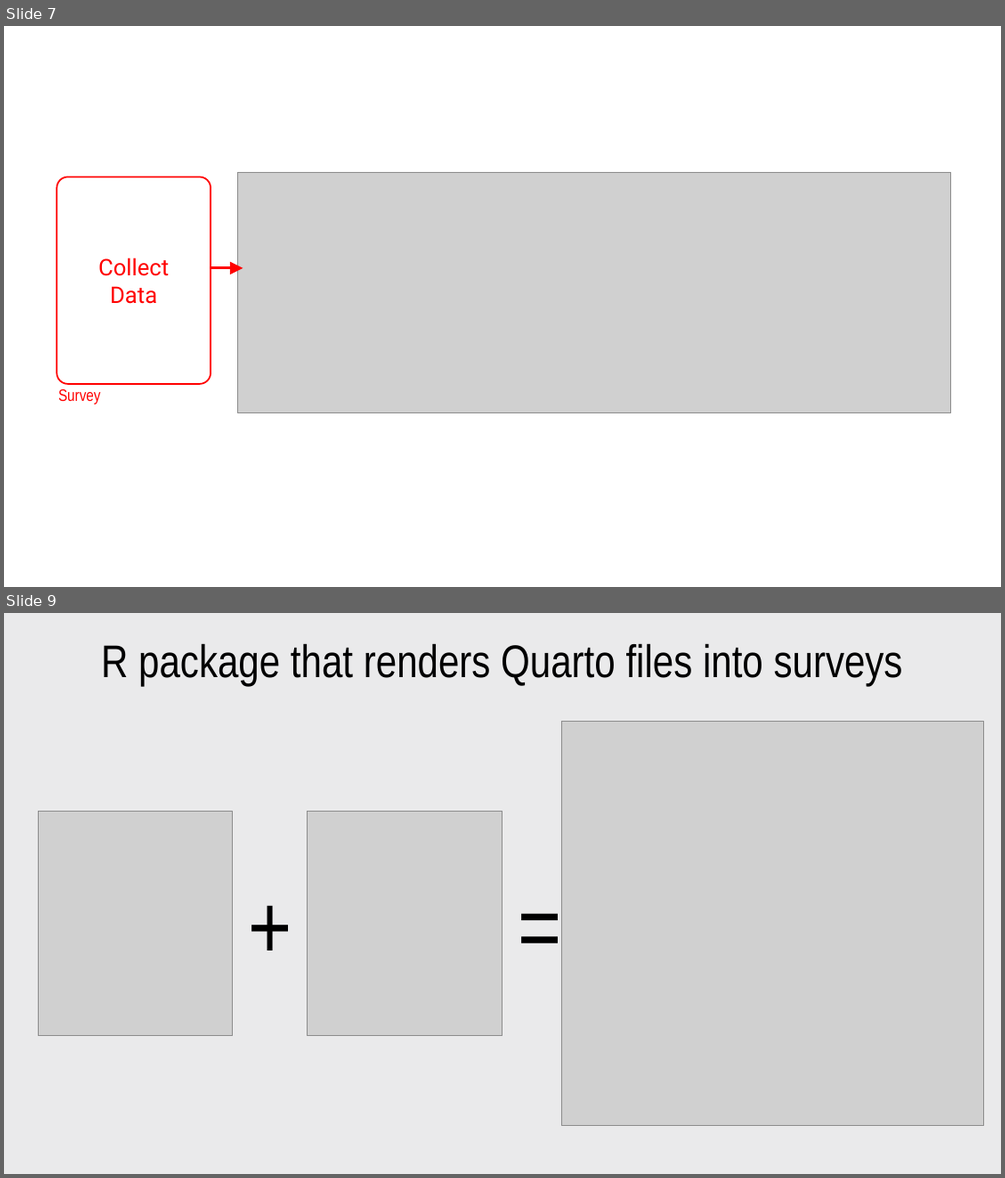
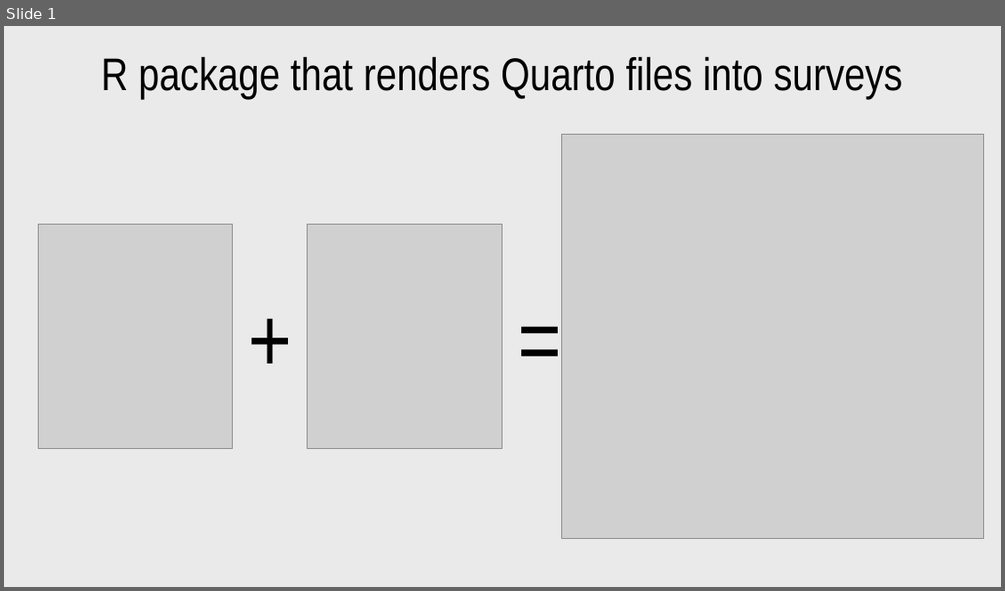
Before and after one commit to jhelvy/2025-posit-conf-surveydown, a slide deck: images/images.pptx. Shown one above the other, each under a label of ours: slides 7 and 9 before the commit, slide 1 after it; the slides between them are not shown. The pictures are 1005x1178 and 1005x591 pixels, drawn with LibreOffice and Linux fonts; fonts in the diff are those of the drawing; grey boxes stand for pictures. Boxes give left, top, right and bottom in pixels: in the first picture for what was removed or moved away, otherwise in the second. Text is boxed around its words. In the diff, an @@ line names an element or a change of style, - is before the commit and + after.

```diff
--- a/images/images.pptx
+++ b/images/images.pptx
@@ slide 7 removed at (4,26,1001,587), background #FFFFFF @@
@@ rounded rectangle removed at (57,177,211,384) @@
-Collect
-Data
@@ picture removed at (238,172,952,412) @@
@@ arrow removed from (210, 268) to (243, 268) @@
@@ text removed at (58,389,100,404) @@
-Survey
@@ what was slide 9 is now slide 1 @@
```
Also in this commit, not shown: 7 other slides removed, 32 other files.
